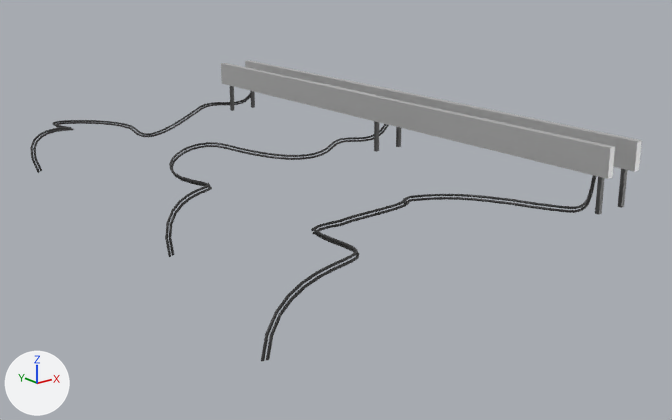
The COLLADA model nist_gear/models/conveyor_belt/meshes/conveyor_nobase.dae as it was, and as the next commit left it.
Before and after are seen from a 50 mm lens placed at (-9.97, -11.14, 3.61), pointed at (-1.63, -0.71, -0.56). Lighting does not change. The marker at lower left points along +X, +Y and +Z. Where no turn or scale is listed for an object, it has been applied to the vertices.

The older version as bpy lines, for what is in view:
```python
me_cube_004 = bpy.data.meshes.new('Cube.004')
me_cube_004.from_pydata(...)  # 104 vertices, 200 faces; spans x -0.34..0.33, y -4.51..4.5, z 0.52..0.92
me_cube_004.materials.append(mat_conveyormetal)  # white #e7e7e7
me_hv_wire_beziercurve = bpy.data.meshes.new('HV_Wire_BezierCurve')
me_hv_wire_beziercurve.from_pydata(...)  # 4704 vertices, 9216 faces; spans x -5.48..0.42, y -4.4..-2.43, z -0.43..0.68
me_hv_wire_beziercurve.materials.append(mat_blackrubber)  # black #2a2a2a
me_hv_wire_beziercurve_001 = bpy.data.meshes.new('HV_Wire_BezierCurve.001')
me_hv_wire_beziercurve_001.from_pydata(...)  # 4704 vertices, 9216 faces; spans x -4.88..0.4, y -1.51..1.93, z -0.34..0.68
me_hv_wire_beziercurve_001.materials.append(mat_blackrubber)  # black #2a2a2a
me_hv_wire_beziercurve_002 = bpy.data.meshes.new('HV_Wire_BezierCurve.002')
me_hv_wire_beziercurve_002.from_pydata(...)  # 4704 vertices, 9216 faces; spans x -4.93..0.4, y 2.57..5.13, z -0.13..0.68
me_hv_wire_beziercurve_002.materials.append(mat_blackrubber)  # black #2a2a2a
ob_conveyor_guards = bpy.data.objects.new('conveyor_guards', me_cube_004)
ob_conveyor_guards.location = (0.0, 0.0, 0.0)
ob_hv_wire_beziercurve = bpy.data.objects.new('HV_wire_BezierCurve', me_hv_wire_beziercurve)
ob_hv_wire_beziercurve.location = (0.0, 0.0, 0.0)
ob_hv_wire_beziercurve_001 = bpy.data.objects.new('HV_wire_BezierCurve.001', me_hv_wire_beziercurve_001)
ob_hv_wire_beziercurve_001.location = (0.0, 0.0, 0.0)
ob_hv_wire_beziercurve_002 = bpy.data.objects.new('HV_wire_BezierCurve.002', me_hv_wire_beziercurve_002)
ob_hv_wire_beziercurve_002.location = (0.0, 0.0, 0.0)
# also in view: 'conveyor_legs' at (0.02, 0.0, 0.3)
```
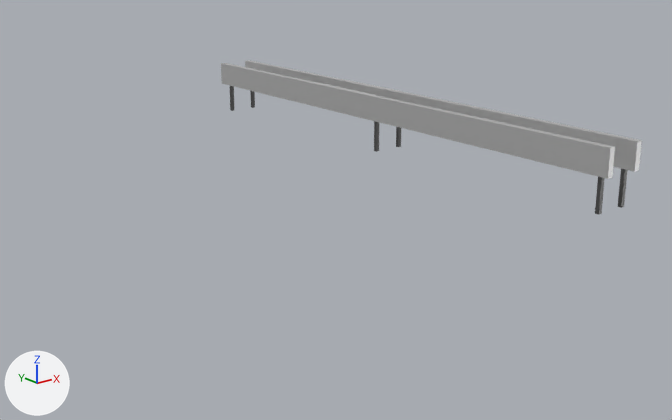
Where the change shows, as pixel boxes [x1, y1, x2, y2] in the pictures (672 x 420 px):
'HV_wire_BezierCurve', deleted
    before: [261, 175, 596, 361]
'HV_wire_BezierCurve.001', deleted
    before: [165, 124, 389, 257]
'HV_wire_BezierCurve.002', deleted
    before: [30, 93, 251, 173]

The change in detail:
Object 'HV_wire_BezierCurve.001' (ob_hv_wire_beziercurve_001) is deleted.
Object 'HV_wire_BezierCurve.002' (ob_hv_wire_beziercurve_002) is deleted.
Object 'HV_wire_BezierCurve' (ob_hv_wire_beziercurve) is deleted.
